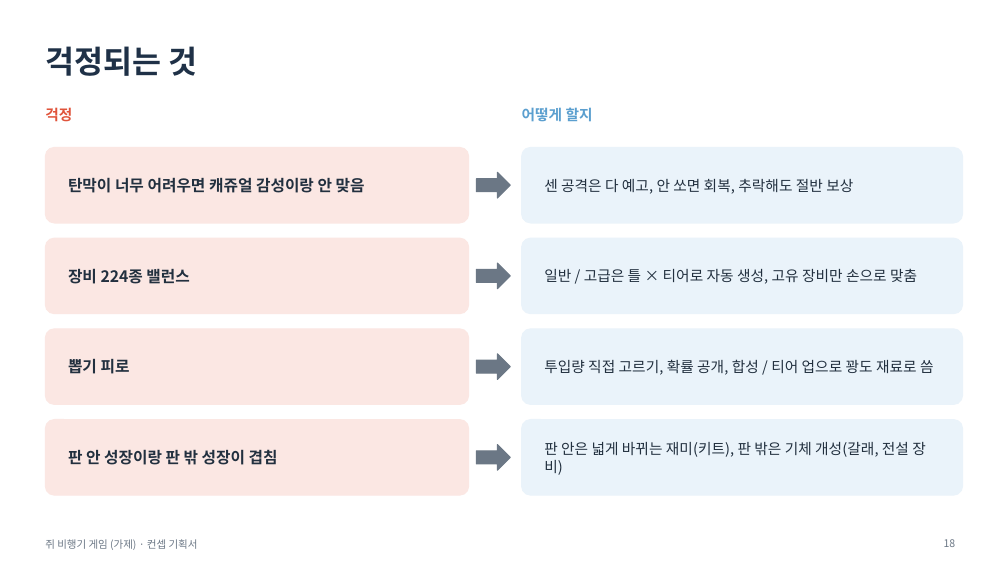
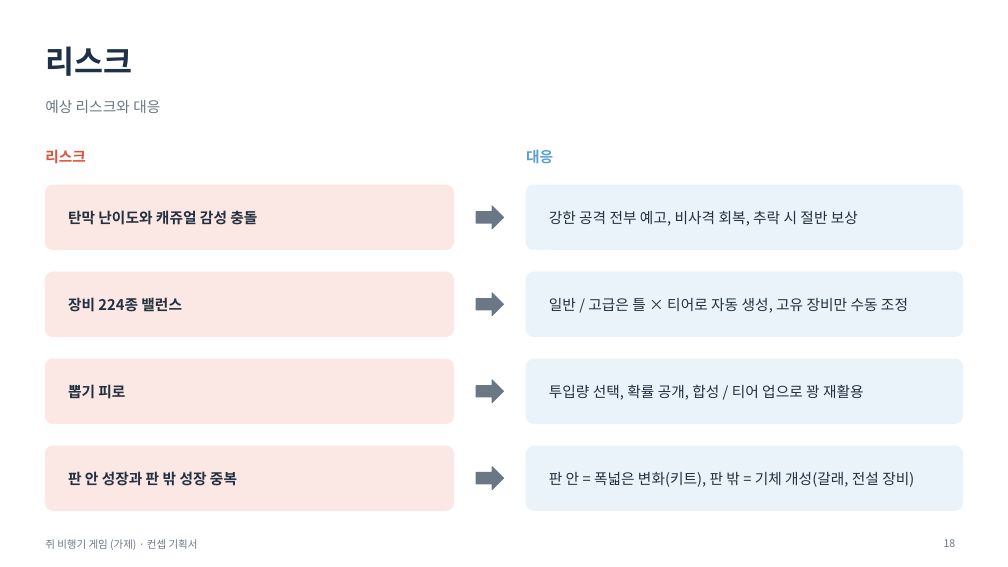
Before and after one commit to inory16351/RatPlain, a slide deck: slide 18 of 컨셉기획서.pptx. Drawn at 1008x567 pixels with LibreOffice and Linux fonts; fonts in the diff are those of the drawing. Boxes give left, top, right and bottom in pixels: in the first picture for what was removed or moved away, otherwise in the second. Text is boxed around its words. In the diff, an @@ line names an element or a change of style, - is before the commit and + after.

```diff
--- a/컨셉기획서.pptx
+++ b/컨셉기획서.pptx
@@ title at (45,46,132,76): text changed @@
-걱정되는 것
+리스크
@@ text removed at (45,107,72,122) @@
-걱정
@@ text added at (45,100,160,113), 14 pt, text #6B7785 @@
+예상 리스크와 대응
@@ text removed at (522,107,593,122) @@
-어떻게 할지
@@ text added at (45,149,86,164), 14 pt, text #E0533A, bold @@
+리스크
@@ text added at (526,149,553,164), 14 pt, text #5B9FCF, bold @@
+대응
@@ proportions changed in 8 elements at (526,446,963,510), (526,359,963,423), (45,446,454,510), (526,272,963,337), (45,359,454,423), (526,185,963,250), (45,272,454,337), (45,185,454,250) @@
@@ rounded rectangle: place and size @@
-rounded rectangle at (45,147,469,223)
+rounded rectangle at (45,185,454,250)
@@ right arrow: place and size @@
-right arrow at (476,172,510,198)
+right arrow at (476,206,504,229)
@@ rounded rectangle: place and size @@
-rounded rectangle at (522,147,963,223)
+rounded rectangle at (526,185,963,250)
@@ text at (68,210,257,225): text changed; size 15 to 14 pt @@
-탄막이 너무 어려우면 캐쥬얼 감성이랑 안 맞음
+탄막 난이도와 캐쥬얼 감성 충돌
@@ text at (549,211,858,226): text changed @@
-센 공격은 다 예고, 안 쏘면 회복, 추락해도 절반 보상
+강한 공격 전부 예고, 비사격 회복, 추락 시 절반 보상
@@ rounded rectangle: place and size @@
-rounded rectangle at (45,238,469,314)
+rounded rectangle at (45,272,454,337)
@@ text "장비 224종 밸런스" at (68,297,182,312): size 15 to 14 pt @@
@@ text "장비 224종 밸런스": place and size @@
-text "장비 224종 밸런스" at (68,268,189,284)
+text "장비 224종 밸런스" at (68,297,182,312)
@@ right arrow: place and size @@
-right arrow at (476,263,510,289)
+right arrow at (476,293,504,316)
@@ rounded rectangle: place and size @@
-rounded rectangle at (522,238,963,314)
+rounded rectangle at (526,272,963,337)
@@ text at (549,298,908,313): text changed @@
-일반 / 고급은 틀 × 티어로 자동 생성, 고유 장비만 손으로 맞춤
+일반 / 고급은 틀 × 티어로 자동 생성, 고유 장비만 수동 조정
@@ rounded rectangle: place and size @@
-rounded rectangle at (45,329,469,405)
+rounded rectangle at (45,359,454,423)
@@ text "뽑기 피로": place and size @@
-text "뽑기 피로" at (68,359,130,374)
+text "뽑기 피로" at (68,384,125,399)
@@ text "뽑기 피로" at (68,384,125,399): size 15 to 14 pt @@
@@ rounded rectangle: place and size @@
-rounded rectangle at (522,329,963,405)
+rounded rectangle at (526,359,963,423)
@@ right arrow: place and size @@
-right arrow at (476,354,510,380)
+right arrow at (476,380,504,403)
@@ text at (549,384,864,400): text changed @@
-투입량 직접 고르기, 확률 공개, 합성 / 티어 업으로 꽝도 재료로 씀
+투입량 선택, 확률 공개, 합성 / 티어 업으로 꽝 재활용
@@ rounded rectangle: place and size @@
-rounded rectangle at (45,420,469,495)
+rounded rectangle at (45,446,454,510)
@@ rounded rectangle: place and size @@
-rounded rectangle at (522,420,963,495)
+rounded rectangle at (526,446,963,510)
@@ text at (68,471,237,486): text changed; size 15 to 14 pt @@
-판 안 성장이랑 판 밖 성장이 겹침
+판 안 성장과 판 밖 성장 중복
@@ right arrow: place and size @@
-right arrow at (476,445,510,470)
+right arrow at (476,467,504,489)
@@ text at (549,472,914,487): text changed @@
-판 안은 넓게 바뀌는 재미(키트), 판 밖은 기체 개성(갈래, 전설 장비)
+판 안 = 폭넓은 변화(키트), 판 밖 = 기체 개성(갈래, 전설 장비)
```
Also in this commit, not shown: 18 other slides changed, 1 other file.
